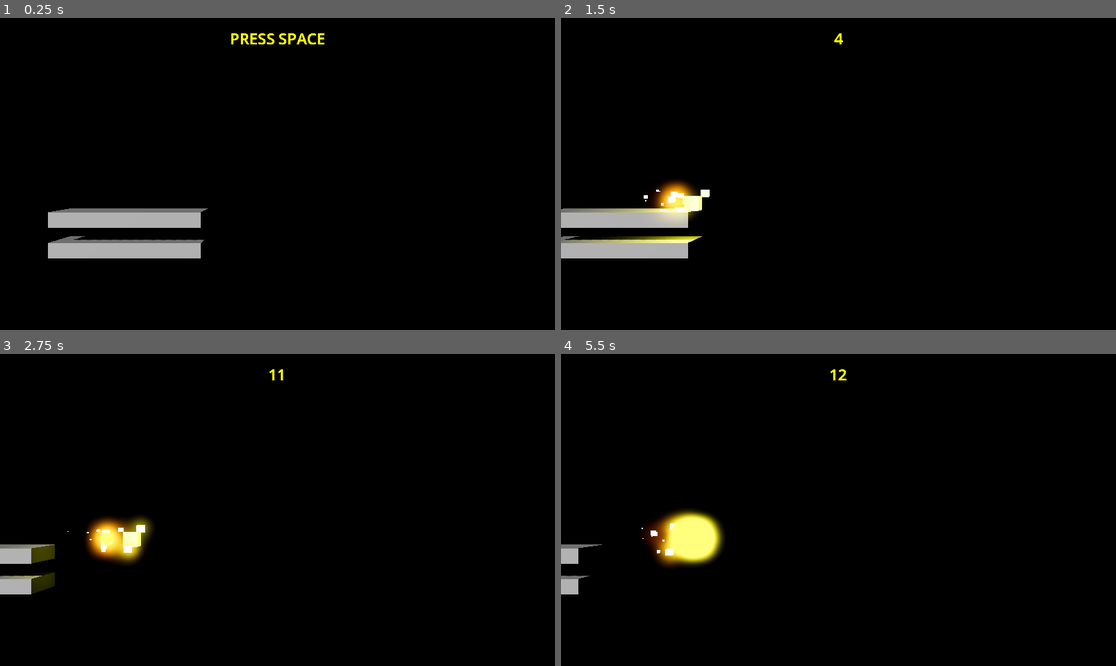
Above: before the commit, frames 1-4 (two rows, left to right).
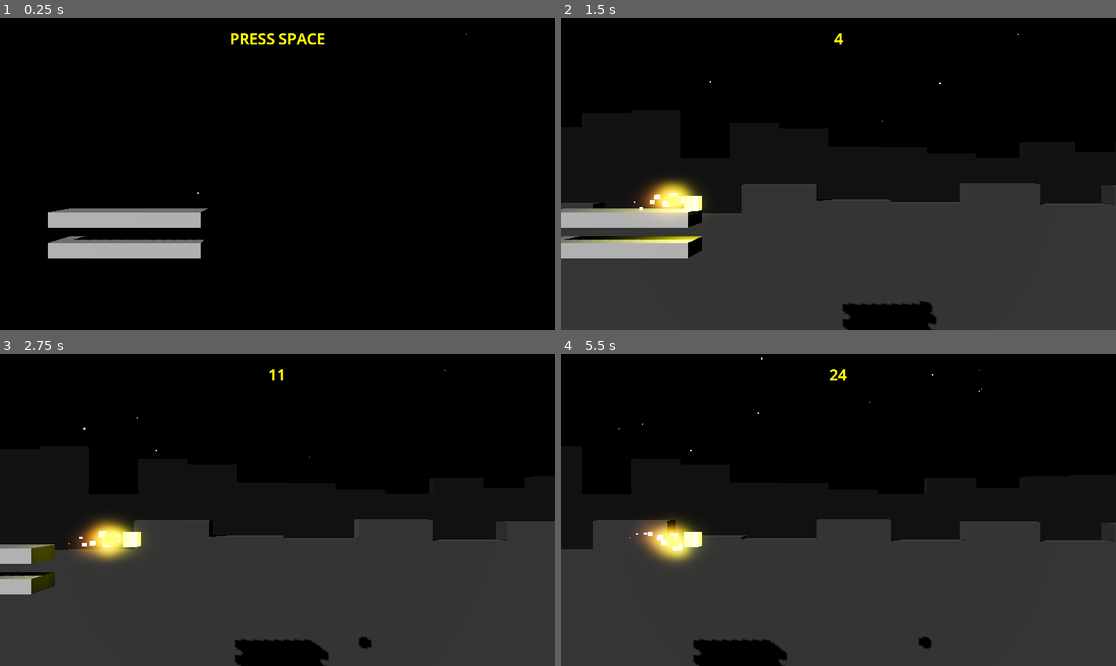
Above: after the commit, the same moments.

Repository: wangbinyq/prototypes
Game: Godot game, scene res://runner/runner.tscn
Same seed, same stepped clock (60 frames per second), same inputs: the game is played once before the commit and once after it.
Inputs (mouse positions are in pixels of both pictures, inside the frame that each line leads up to):
- Up to frame 1 (0.25 s): no input
- Up to frame 2 (1.5 s): tap Space at 0.5 s; move the mouse to (960, 158) at 0.52 s; hold Right (ui_right) 0.53-1.28 s; tap Enter (ui_accept) at 0.6, 0.77, 1.07, 1.35 s; click (960, 158) at 0.67 s; move the mouse to (727, 189) at 1.27 s; hold Left (ui_left) from 1.28 s (still down); click (727, 189) at 1.42 s
- Up to frame 3 (2.75 s): tap Enter (ui_accept) at 1.52, 1.82, 2.1 s; move the mouse to (333, 441) at 2.02 s; release Left (ui_left) at 2.03 s; hold Right (ui_right) from 2.03 s (still down); click (333, 441) at 2.17 s
- Up to frame 4 (5.5 s): move the mouse to (810, 572) at 2.77 s; tap Enter (ui_accept) at 2.85, 3.02, 3.32, 3.6, 3.77, 4.07, 4.35, 4.52, 4.82, 5.1 s; click (810, 572) at 2.92 s; move the mouse to (1005, 556) at 3.52 s; release Right (ui_right) at 3.53 s; hold Left (ui_left) from 3.53 s (still down); click (1005, 556) at 3.67 s; move the mouse to (672, 463) at 4.27 s; click (672, 463) at 4.42 s; move the mouse to (866, 510) at 5.02 s; click (866, 510) at 5.17 s

The runs differ from the first frame. In frame 1, less than 0.1% of the frame differs, in the area x 35-85%, y 5-57%; in frame 2, 39%; in frame 3, 41%; in frame 4, 43%, in the area x 0-100%, y 1-100%.

Commit message:
feat(runner): implement skyline generation and particle effects
- Add skyline generator and object scripts with procedural mesh generation
- Integrate GPU particle system for background effects
- Update camera tracking to include visible range calculations
- Extend runner game logic to manage skyline generators
- Increase explosion threshold in runner physics

This commit introduces procedural skyline generation with configurable
altitude ranges and distances. The tracking camera now calculates the
visible x-range based on the field of view, enabling dynamic object
placement. A particle system was added for atmospheric effects, and
the runner's explosion condition was adjusted for better gameplay.

Diff:
--- /dev/null
+++ b/runner/float_range.gd
@@ -0,0 +1,26 @@
+class_name FloatRange
+
+var min: float
+var max: float
+var rand: float:
+	get:
+		return randf_range(min, max)
+
+func _init(mi: float, ma: float) -> void:
+	min = mi
+	max = ma
+
+func grow_extents(extents: float):
+	return FloatRange.new(
+		min - extents,
+		max + extents
+	)
+
+func shift(s: float):
+	return FloatRange.new(min + s, max + s)
+
+func _to_string() -> String:
+	return "FloatRange(%f, %f)" % [min, max]
+
+static func position_extents(position: float, extents: float):
+	return FloatRange.new(position - extents, position + extents)
--- a/runner/runner.gd
+++ b/runner/runner.gd
@@ -30,7 +30,7 @@
 	explosion.restart()
 
 func run(dt: float) -> bool:
-	if pos.x > 12:
+	if pos.x > 1e9:
 		explode()
 		return false
 	pos.x += start_speed_x * dt
--- a/runner/runner.tscn
+++ b/runner/runner.tscn
@@ -1,8 +1,10 @@
-[gd_scene load_steps=9 format=3 uid="uid://tupafqr6hooc"]
+[gd_scene load_steps=22 format=3 uid="uid://tupafqr6hooc"]
 
 [ext_resource type="Script" uid="uid://bh5xanuudaram" path="res://runner/runner_game.gd" id="1_j4rbn"]
 [ext_resource type="Script" uid="uid://do4q1hltxu1uj" path="res://runner/tracking_camera.gd" id="1_ljaxb"]
 [ext_resource type="PackedScene" uid="uid://duqg3yn37oudm" path="res://runner/runner_player.tscn" id="2_25h5n"]
+[ext_resource type="Script" uid="uid://dgn8mo2w4ppn3" path="res://runner/skyline_object.gd" id="4_j4rbn"]
+[ext_resource type="Script" uid="uid://duonkkwcf7kt6" path="res://runner/skyline_generator.gd" id="5_otjrf"]
 
 [sub_resource type="ProceduralSkyMaterial" id="ProceduralSkyMaterial_rakw6"]
 sky_top_color = Color(0, 0, 0, 1)
@@ -21,12 +23,58 @@
 glow_intensity = 0.5
 glow_blend_mode = 1
 
+[sub_resource type="Gradient" id="Gradient_ljaxb"]
+offsets = PackedFloat32Array(0, 0.2, 0.4, 0.6, 0.8, 1)
+colors = PackedColorArray(1, 1, 1, 1, 0.988235, 0.92549, 0.592157, 1, 1, 1, 1, 1, 0.698039, 0.709804, 0.980392, 1, 1, 1, 1, 1, 0.941176, 0.564706, 0.552941, 1)
+
+[sub_resource type="GradientTexture1D" id="GradientTexture1D_j4rbn"]
+gradient = SubResource("Gradient_ljaxb")
+use_hdr = true
+
+[sub_resource type="Gradient" id="Gradient_j4rbn"]
+offsets = PackedFloat32Array(0, 0.5, 1)
+colors = PackedColorArray(2, 2, 2, 1, 0, 0, 0, 1, 1, 1, 1, 1)
+
+[sub_resource type="GradientTexture1D" id="GradientTexture1D_otjrf"]
+gradient = SubResource("Gradient_j4rbn")
+
+[sub_resource type="ParticleProcessMaterial" id="ParticleProcessMaterial_ljaxb"]
+lifetime_randomness = 0.9
+emission_shape = 3
+emission_box_extents = Vector3(100, 100, 1)
+gravity = Vector3(0, 0, 0)
+scale_min = 0.1
+color = Color(2, 2, 2, 1)
+color_ramp = SubResource("GradientTexture1D_otjrf")
+color_initial_ramp = SubResource("GradientTexture1D_j4rbn")
+turbulence_noise_strength = 20.0
+
+[sub_resource type="StandardMaterial3D" id="StandardMaterial3D_ljaxb"]
+vertex_color_use_as_albedo = true
+
+[sub_resource type="BoxMesh" id="BoxMesh_j4rbn"]
+material = SubResource("StandardMaterial3D_ljaxb")
+
 [sub_resource type="BoxMesh" id="BoxMesh_7hwnl"]
 size = Vector3(10, 1, 4)
 
 [sub_resource type="LabelSettings" id="LabelSettings_7hwnl"]
 font_size = 32
 font_color = Color(2, 2, 0, 1)
+
+[sub_resource type="StandardMaterial3D" id="StandardMaterial3D_otjrf"]
+albedo_color = Color(0.0962047, 0.0962048, 0.0962046, 1)
+
+[sub_resource type="BoxMesh" id="BoxMesh_ma048"]
+material = SubResource("StandardMaterial3D_otjrf")
+size = Vector3(10, 50, 4)
+
+[sub_resource type="StandardMaterial3D" id="StandardMaterial3D_ma048"]
+albedo_color = Color(0.227451, 0.227451, 0.227451, 1)
+
+[sub_resource type="BoxMesh" id="BoxMesh_vmt3c"]
+material = SubResource("StandardMaterial3D_ma048")
+size = Vector3(10, 25, 4)
 
 [node name="RunnerGame" type="Node3D"]
 script = ExtResource("1_j4rbn")
@@ -43,6 +91,16 @@
 transform = Transform3D(1, 0, 0, 0, 1, 0, 0, 0, 1, 10, 2, 40)
 fov = 30.0
 script = ExtResource("1_ljaxb")
+
+[node name="GPUParticles3D" type="GPUParticles3D" parent="Camera3D"]
+transform = Transform3D(1, 0, 0, 0, 1, 0, 0, 0, 1, 0, 0, -300)
+amount = 100
+lifetime = 10.0
+use_fixed_seed = true
+seed = 3787527665
+trail_lifetime = 10.0
+process_material = SubResource("ParticleProcessMaterial_ljaxb")
+draw_pass_1 = SubResource("BoxMesh_j4rbn")
 
 [node name="Runner" parent="." instance=ExtResource("2_25h5n")]
 
@@ -80,3 +138,42 @@
 label_settings = SubResource("LabelSettings_7hwnl")
 horizontal_alignment = 1
 vertical_alignment = 1
+
+[node name="SkylineObjects" type="Node3D" parent="."]
+transform = Transform3D(1, 0, 0, 0, 1, 0, 0, 0, 1, 0, 0, 92.5011)
+
+[node name="BaseSkylineObject" type="Node3D" parent="SkylineObjects"]
+script = ExtResource("4_j4rbn")
+extents = 5.0
+
+[node name="MeshInstance3D" type="MeshInstance3D" parent="SkylineObjects/BaseSkylineObject"]
+transform = Transform3D(1, 0, 0, 0, 1, 0, 0, 0, 1, 0, -25, 0)
+mesh = SubResource("BoxMesh_ma048")
+skeleton = NodePath("../../..")
+
+[node name="MidSkylineObject" type="Node3D" parent="SkylineObjects"]
+script = ExtResource("4_j4rbn")
+extents = 5.0
+
+[node name="MeshInstance3D" type="MeshInstance3D" parent="SkylineObjects/MidSkylineObject"]
+transform = Transform3D(1, 0, 0, 0, 1, 0, 0, 0, 1, 0, -12.5, 0)
+mesh = SubResource("BoxMesh_vmt3c")
+skeleton = NodePath("../../..")
+
+[node name="SkylineGenerators" type="Node3D" parent="."]
+
+[node name="Background" type="Node3D" parent="SkylineGenerators" node_paths=PackedStringArray("objects")]
+script = ExtResource("5_otjrf")
+objects = [NodePath("../../SkylineObjects/BaseSkylineObject")]
+distance = -80.0
+altitude_min = 5.0
+altitude_max = 15.0
+metadata/_custom_type_script = "uid://duonkkwcf7kt6"
+
+[node name="Midground" type="Node3D" parent="SkylineGenerators" node_paths=PackedStringArray("objects")]
+script = ExtResource("5_otjrf")
+objects = [NodePath("../../SkylineObjects/MidSkylineObject")]
+distance = -40.0
+altitude_min = -5.0
+altitude_max = 1.0
+metadata/_custom_type_script = "uid://duonkkwcf7kt6"
--- a/runner/runner_game.gd
+++ b/runner/runner_game.gd
@@ -5,13 +5,20 @@
 @onready var runner := $"Runner" as Runner
 @onready var tracking_camera := $Camera3D as TrackingCamera
 @onready var display_text := $UI/Label as Label
-
+var skyline_generators: Array[SkylineGenerator] = []
 
 var is_playing: bool
+
+func _ready() -> void:
+	for child in $SkylineGenerators.get_children():
+		if child is SkylineGenerator:
+			skyline_generators.append(child)
 
 func start_new_game():
 	tracking_camera.start_new_game()
 	runner.start_new_game()
+	for generator in skyline_generators:
+		generator.start_new_game(tracking_camera)
 	is_playing = true
 
 func _process(delta: float) -> void:
@@ -29,3 +36,6 @@
 	runner.update_visualization()
 	tracking_camera.track(runner.position)
 	display_text.text = '%d' % floorf(runner.pos.x)
+
+	for generator in skyline_generators:
+		generator.fill_view(tracking_camera)
--- a/runner/runner_player.tscn
+++ b/runner/runner_player.tscn
@@ -38,10 +38,12 @@
 [sub_resource type="BoxMesh" id="BoxMesh_otjrf"]
 material = SubResource("ShaderMaterial_0diqx")
 
-[sub_resource type="ParticleProcessMaterial" id="ParticleProcessMaterial_ma048"]
+[sub_resource type="ParticleProcessMaterial" id="ParticleProcessMaterial_0y15v"]
 lifetime_randomness = 0.11
+emission_shape_offset = Vector3(-0.75, 0, 0)
+emission_shape_scale = Vector3(0.5, 0.5, 0.5)
 emission_shape = 3
-emission_box_extents = Vector3(1, 1, 1)
+emission_box_extents = Vector3(0, 1, 1)
 spread = 180.0
 gravity = Vector3(0, 0, 0)
 scale_min = 0.5
@@ -70,8 +72,8 @@
 
 [node name="Trail Particle" type="GPUParticles3D" parent="."]
 emitting = false
-amount = 20
-process_material = SubResource("ParticleProcessMaterial_ma048")
+amount = 10
+process_material = SubResource("ParticleProcessMaterial_0y15v")
 draw_pass_1 = SubResource("BoxMesh_otjrf")
 
 [node name="OmniLight3D" type="OmniLight3D" parent="."]
--- /dev/null
+++ b/runner/skyline_generator.gd
@@ -0,0 +1,48 @@
+class_name SkylineGenerator
+extends Node3D
+
+@export var objects: Array[SkylineObject]
+@export var distance: float
+@export var altitude_min: float
+@export var altitude_max: float
+
+var altitude: FloatRange:
+	get:
+		return FloatRange.new(altitude_min, altitude_max)
+
+const BORDER := 10.0
+var end_position := Vector3.ZERO
+var leftmost: SkylineObject
+var rightmost: SkylineObject
+
+func get_instance() -> SkylineObject:
+	var instance = objects[randi_range(0, objects.size() - 1)].get_instance()
+	add_child(instance)
+	return instance
+
+func fill_view(view: TrackingCamera):
+	var visible_x = view.visible_x(distance).grow_extents(BORDER)
+
+	while leftmost != rightmost and leftmost.max_x < visible_x.min:
+		leftmost = leftmost.recycle()
+	while end_position.x < visible_x.max:
+		end_position.y = altitude.rand
+		var next = get_instance()
+		rightmost.next = next
+		rightmost = next
+		end_position = rightmost.place_after(end_position)
+
+func start_new_game(view: TrackingCamera):
+	while leftmost != null:
+		leftmost = leftmost.recycle()
+	var visible_x = view.visible_x(distance).grow_extents(BORDER)
+
+	end_position = Vector3(visible_x.min, altitude.rand, distance)
+
+	leftmost = get_instance()
+	rightmost = leftmost
+	print('x min', visible_x)
+	print('end_position', end_position)
+	end_position = rightmost.place_after(end_position)
+	print('end_position', end_position)
+	fill_view(view)
--- /dev/null
+++ b/runner/skyline_object.gd
@@ -0,0 +1,35 @@
+class_name SkylineObject
+extends Node3D
+
+@export_range(1, 100) var extents: float
+
+var pool: Array[SkylineObject]
+var next: SkylineObject
+var max_x: float:
+	get:
+		return position.x + extents
+
+func place_after(pos: Vector3) -> Vector3:
+	pos.x += extents
+	position = pos
+	pos.x += extents
+	return pos
+
+func get_instance() -> SkylineObject:
+	var instance: SkylineObject = null
+	if pool == null:
+		pool = []
+	if pool.size() > 0:
+		instance = pool.pop_front()
+		instance.show()
+	else:
+		instance = self.duplicate()
+		instance.pool = pool
+	return instance
+
+func recycle() -> SkylineObject:
+	pool.push_back(self)
+	hide()
+	var n = next;
+	next = null
+	return n
--- a/runner/tracking_camera.gd
+++ b/runner/tracking_camera.gd
@@ -1,10 +1,19 @@
 class_name TrackingCamera
 extends Camera3D
 
-@onready var offset = position
+@onready var offset := position
+var view_factor_x: float
+
+func _ready() -> void:
+	var vp = get_viewport()
+	var c = vp.get_camera_3d()
+	view_factor_x = tan(deg_to_rad(c.fov * 0.5)) * vp.size.x / vp.size.y
 
 func start_new_game():
 	track(Vector3.ZERO)
 
 func track(focus_point: Vector3):
 	position = focus_point + offset
+
+func visible_x(z: float):
+	return FloatRange.position_extents(position.x, view_factor_x * (position.z - z))
Not shown, added: runner/float_range.gd.uid
Not shown, added: runner/skyline_generator.gd.uid
Not shown, added: runner/skyline_object.gd.uid
